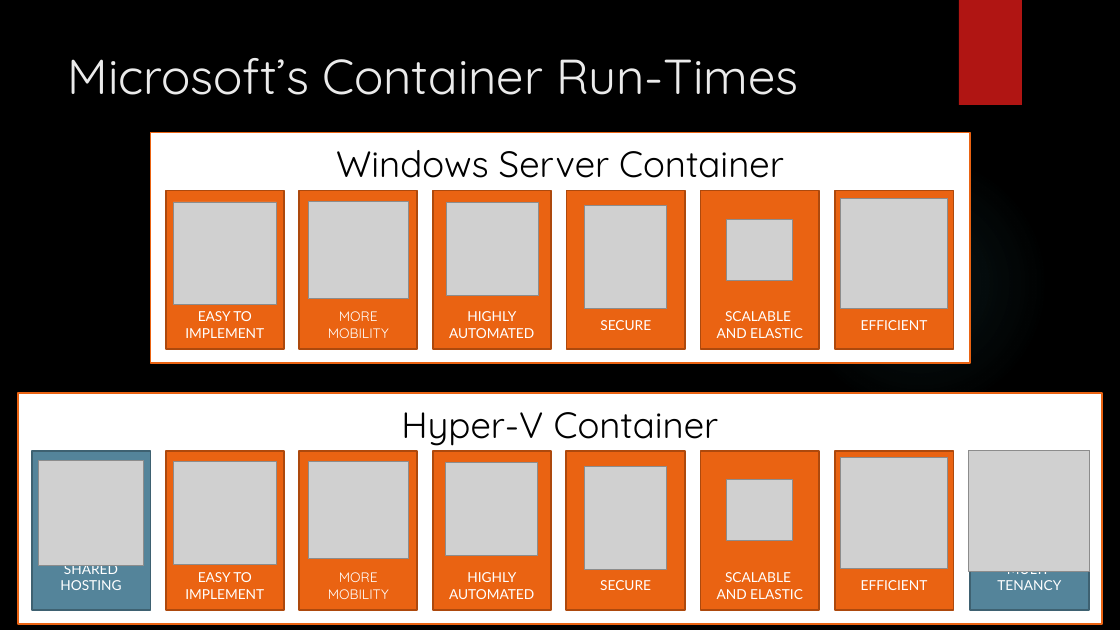
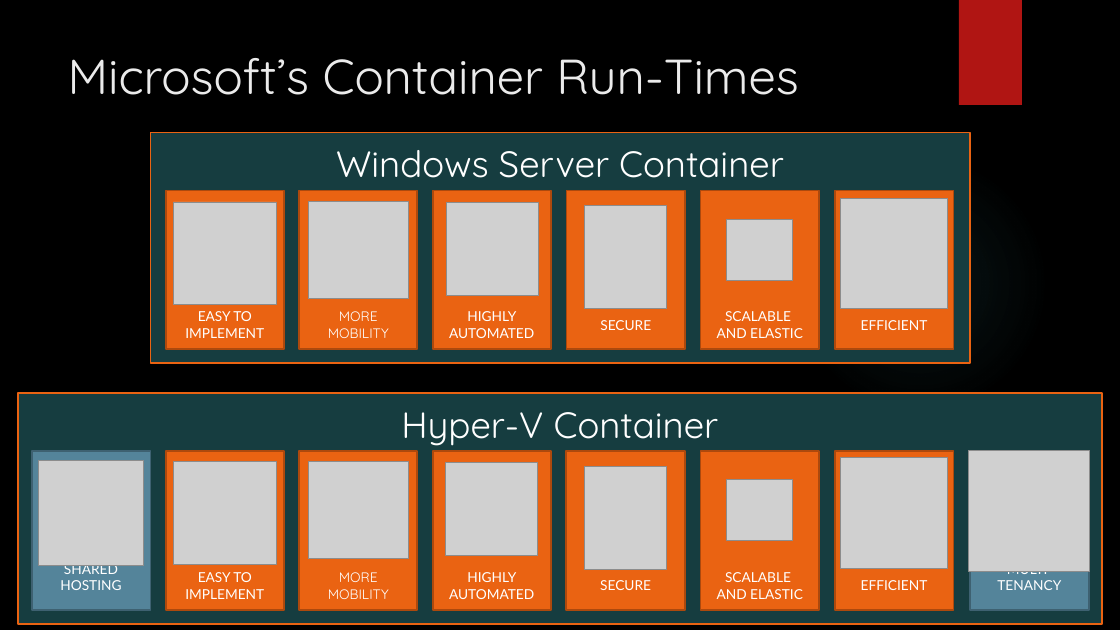
Before and after one commit to arif-aigonix/leap2015, a slide deck: slide 24 of TaylorWindowsContainers.pptx (slide 23 before the commit). Drawn at 1120x630 pixels with LibreOffice and Linux fonts; fonts in the diff are those of the drawing; grey boxes stand for pictures; background and template pictures are left out. Boxes give left, top, right and bottom in pixels: in the first picture for what was removed or moved away, otherwise in the second. Text is boxed around its words. In the diff, an @@ line names an element or a change of style, - is before the commit and + after.

```diff
--- a/TaylorWindowsContainers.pptx
+++ b/TaylorWindowsContainers.pptx
@@ rectangle "Windows Server Container" at (151,133,970,363): text colour #000000 to #FFFFFF; fill #FFFFFF to #173D40 @@
@@ rectangle "Hyper-V Container" at (18,393,1103,623): text colour #000000 to #FFFFFF; fill #FFFFFF to #173D40 @@
```
Also in this commit, not shown: 13 other slides changed, 1 slide added, 3 other files.
